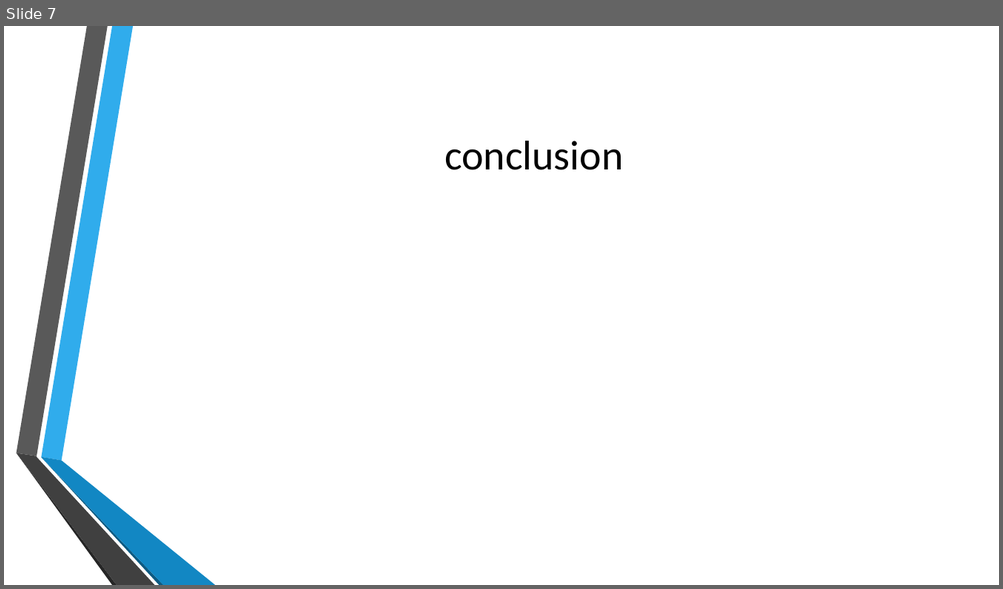
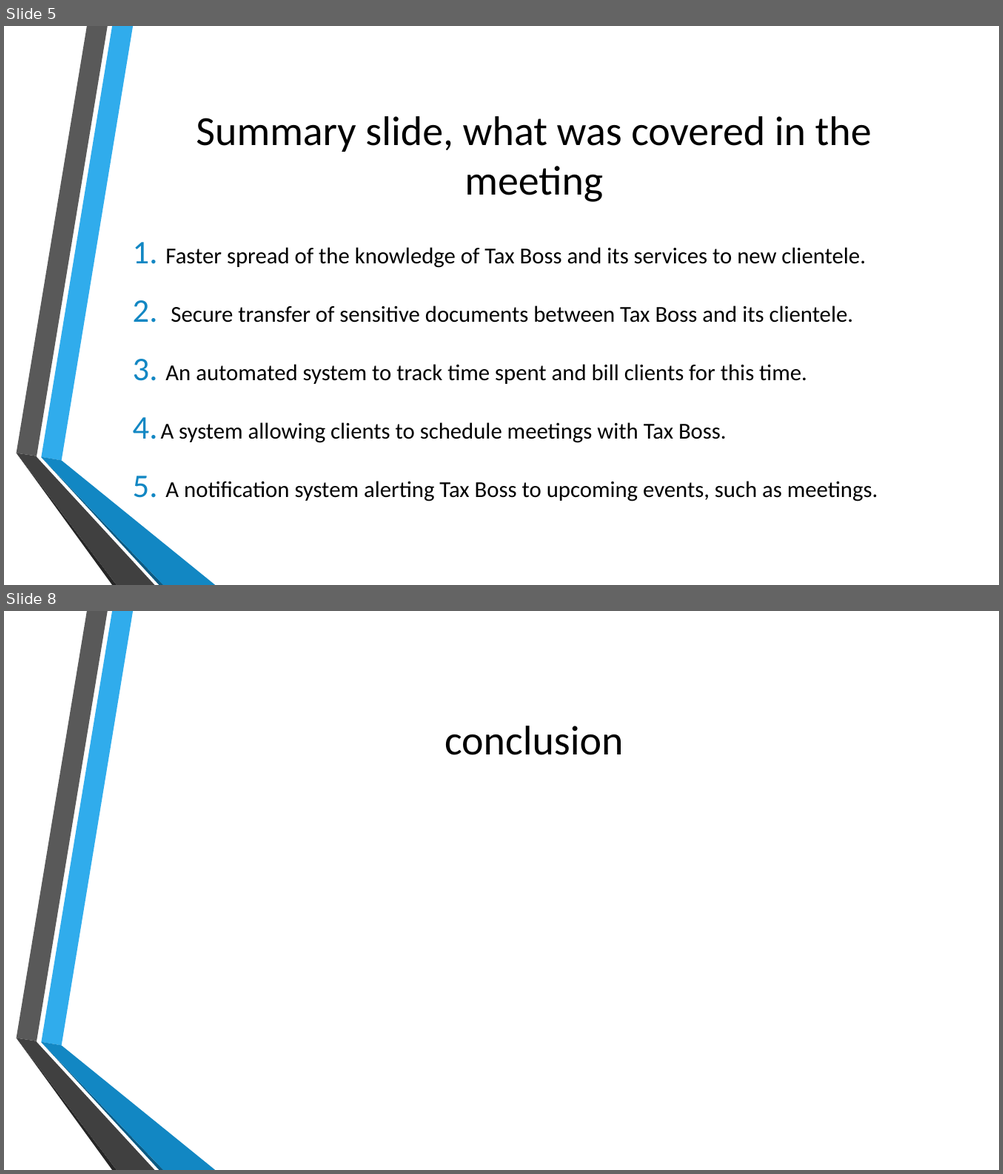
Before and after one commit to CalhounC357/4800_Tax_Boss, a slide deck: De La Riva, Bennett, Calhoun, Young; Tax_Boss.pptx. Shown one above the other, each under a label of ours: slide 7 before the commit, slides 5 and 8 after it; the slides between them are not shown. The pictures are 1003x589 and 1003x1174 pixels, drawn with LibreOffice and Linux fonts; fonts in the diff are those of the drawing; background and template pictures are left out. Boxes give left, top, right and bottom in pixels: in the first picture for what was removed or moved away, otherwise in the second. Text is boxed around its words. In the diff, an @@ line names an element or a change of style, - is before the commit and + after.

```diff
--- a/De La Riva, Bennett, Calhoun, Young; Tax_Boss.pptx
+++ b/De La Riva, Bennett, Calhoun, Young; Tax_Boss.pptx
@@ slide 5 added at (x1=4, y1=26, x2=999, y2=585), background picture (left out); not listed: 6 template elements that a slide beside it also shows @@
@@ title added at (x1=196, y1=116, x2=871, y2=202), 40 pt, text #000000 @@
+Summary slide, what was covered in the meeting
@@ text added at (x1=161, y1=247, x2=878, y2=502), 22 pt, text #000000 @@
+1. Faster spread of the knowledge of Tax Boss and its services to new clientele.
+2. Secure transfer of sensitive documents between Tax Boss and its clientele.
+3. An automated system to track time spent and bill clients for this time.
+4. A system allowing clients to schedule meetings with Tax Boss.
+5. A notification system alerting Tax Boss to upcoming events, such as meetings.
@@ what was slide 7 is now slide 8 @@
```
Also in this commit, not shown: 5 slides changed, 1 other slide added, 1 slide removed.
